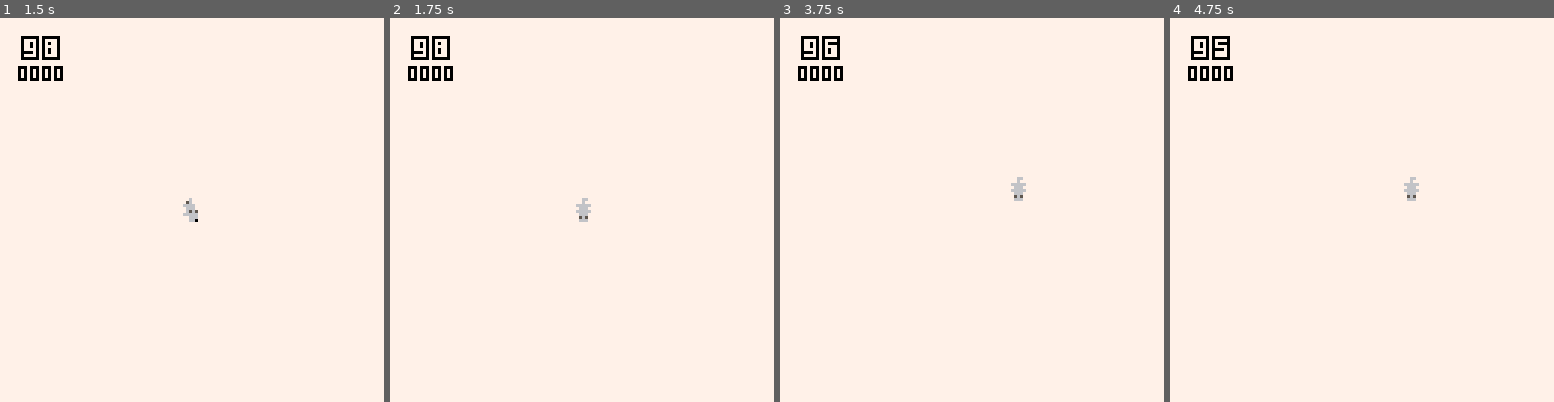
Above: before the commit, frames 1-4 (left to right).
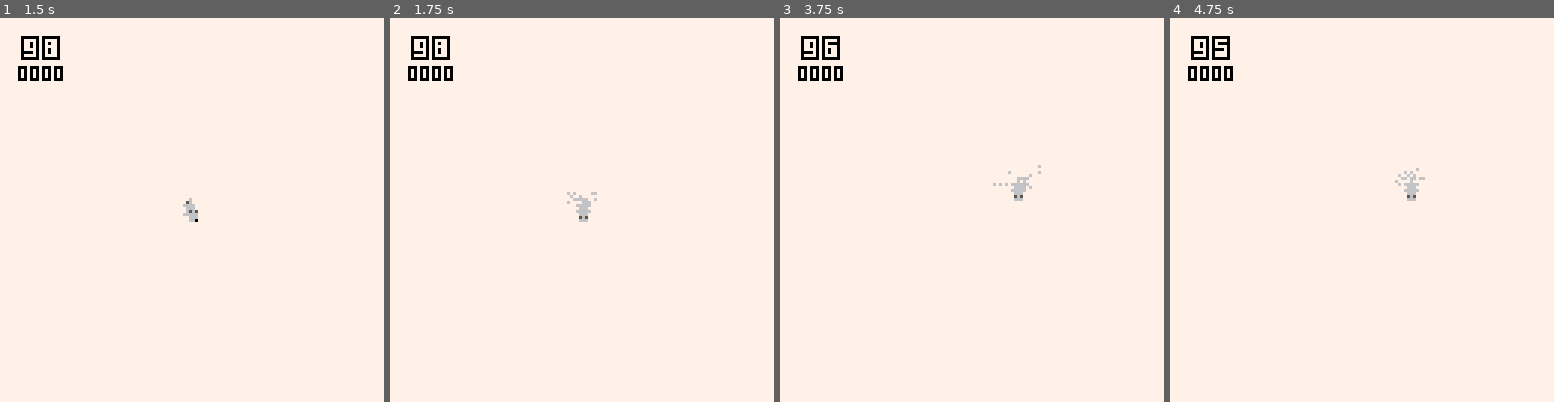
Above: after the commit, the same moments.

Repository: Ori-Rowan/pounce
Game: PICO-8 cartridge pounce.p8
The game is run twice, just before and just after one commit, with the same random seed, the same clock (stepped at 60 frames per second) and the same inputs.
Inputs:
- Up to frame 1 (1.5 s): tap X (X key) at 0.33, 1.07 s; tap O (Z key) at 0.7 s
- Up to frame 2 (1.75 s): hold Right from 1.6 s (still down); tap O (Z key) at 1.7 s
- Up to frame 3 (3.75 s): tap X (X key) at 1.85, 2.97 s; release Right at 2.1 s; tap O (Z key) every 0.4 s from 2.1 to 3.7 s; hold Up 2.15-2.42 s; hold Right 2.47-3.03 s; hold Left 3.08-3.58 s; hold Down from 3.63 s (still down)
- Up to frame 4 (4.75 s): release Down at 3.97 s; hold Right 4.02-4.68 s; tap X (X key) at 4.08 s; tap O (Z key) at 4.1, 4.5 s; hold Up from 4.73 s (still down)

Frame 1 is identical in both runs. In frame 2, less than 0.1% of the frame differs, in the area x 46-54%, y 45-49%; in frame 3, less than 0.1%; in frame 4, less than 0.1%.

Commit message:
Particles

Diff:
--- a/pounce.p8
+++ b/pounce.p8
@@ -3,29 +3,33 @@
 __lua__
 
 #include config.lua
+#include src/utils/logging.lua
+#include src/utils/utils.lua
 #include src/main.lua
 #include src/core/scene_manager.lua
 #include src/core/scene.lua
 #include src/core/camera.lua
+#include src/core/particle_manager.lua
+#include src/particles/particle.lua
+#include src/particles/score_particle.lua
+#include src/particles/snow_splash_particle.lua
 #include src/scenes/game_scene.lua
 #include src/scenes/game_over_scene.lua
 #include src/scenes/menu_scene.lua
-#include src/utils/logging.lua
-#include src/utils/utils.lua
 #include src/gameplay/player.lua
 #include src/gameplay/rodent.lua
 #include src/gameplay/clock.lua
 #include src/gameplay/score.lua
 
 __gfx__
-00000000eeeeeeeeeeeeeeeeeeeeeeeeeeeeeeeeeeeeeeeeeeee5e5eeeee5e5e6eee5e5e66eeeeeee66eeeeeeee6eeeeeeee66ee000000000000000000000000
-00000000eeee5e5ee6eeeeeeeeee5e5ee6eeeeee6eeeeeeee6ee666e66ee666e6eee666ee66ee5e55e6eeeeeee56eeeeeeee6eee000000000000000000000000
-0070070066ee666e6eee5e5e66ee666e6eeeeeee6eeeeeee6eee666e6eee666e666e666ee666e666e666eeeee6666eeeee66666e000000000000000000000000
-000770006eee666e6eee666e6eee666e6eee5e5e6eee5e5e6e6666606666666066666660e566666656665e5eee666eeeeee666ee000000000000000000000000
-00077000666666606666666e66666660666e666e666e666e666666ee666666ee656666eee6e666606e66666eee6565eeee66666e000000000000000000000000
-00700700666666ee66666660666666ee6666666e6666666e666e65ee65ee65eeeeee65eeeee65eeee666666ee66666eeeee666ee000000000000000000000000
-0000000065ee65ee65ee65ee65ee65ee656666606566666065ee65eeeeeeeeeeeeeeeeeeeeeeeeeeeeee660eeee666eeeee565ee000000000000000000000000
-0000000065ee65ee6eeee5eee5ee6eee65ee65ee65ee65ee65eeeeeeeeeeeeeeeeeeeeeeeeeeeeeeeeeeeeeeeee660eeeee666ee000000000000000000000000
+00000000eeeeeeeeeeeeeeeeeeeeeeeeeeeeeeeeeeeeeeeeeeee5e5eeeee5e5e6eee5e5e66eeeeeee66eeeeeeee6eeeeeeee66eeeeeeeeee0000000000000000
+00000000eeee5e5ee6eeeeeeeeee5e5ee6eeeeee6eeeeeeee6ee666e66ee666e6eee666ee66ee5e55e6eeeeeee56eeeeeeee6eeeeeeeeeee0000000000000000
+0070070066ee666e6eee5e5e66ee666e6eeeeeee6eeeeeee6eee666e6eee666e666e666ee666e666e666eeeee6666eeeee66666eeeeeeeee0000000000000000
+000770006eee666e6eee666e6eee666e6eee5e5e6eee5e5e6e6666606666666066666660e566666656665e5eee666eeeeee666eeeeeeeeee0000000000000000
+00077000666666606666666e66666660666e666e666e666e666666ee666666ee656666eee6e666606e66666eee6565eeee66666eeeeeeeee0000000000000000
+00700700666666ee66666660666666ee6666666e6666666e666e65ee65ee65eeeeee65eeeee65eeee666666ee66666eeeee666eeeeeeeeee0000000000000000
+0000000065ee65ee65ee65ee65ee65ee656666606566666065ee65eeeeeeeeeeeeeeeeeeeeeeeeeeeeee660eeee666eeeee565eeeeeeeeee0000000000000000
+0000000065ee65ee6eeee5eee5ee6eee65ee65ee65ee65ee65eeeeeeeeeeeeeeeeeeeeeeeeeeeeeeeeeeeeeeeee660eeeee666eeeeeeeeee0000000000000000
 ee000000eee0000eee000000ee000000ee000000ee000000ee000000ee000000ee000000ee000000000000000000000000000000000000000000000000000000
 ee077770ee00770eee077770ee077770ee070770ee077770ee077770ee077770ee077770ee077770000000000000000000000000000000000000000000000000
 ee077770ee07770eee077770ee000770ee070770ee070000ee070000ee077770ee070770ee077070000000000000000000000000000000000000000000000000
--- /dev/null
+++ b/src/core/particle_manager.lua
@@ -0,0 +1,22 @@
+ParticleManager = {
+    particles = {}
+}
+
+function ParticleManager:create_particle(particle, tbl, amount)
+    amount = amount or 1
+    for i=1, amount do
+        add(self.particles, particle:new(tbl))
+    end
+end
+
+function ParticleManager:update()
+    foreach(self.particles, function (p)
+        p:update()
+    end)
+end
+
+function ParticleManager:draw()
+    foreach(self.particles, function (p)
+        p:draw()
+    end)
+end
--- a/src/core/scene.lua
+++ b/src/core/scene.lua
@@ -1,8 +1,10 @@
 Scene = {}
 Scene.__index = Scene
 
-function Scene:new(tbl)
-    tbl = tbl or {}
+function Scene:new(t)
+    t = t or {}
+    local tbl = copy_table(t)
+
 
     setmetatable(tbl,self)
 
--- a/src/gameplay/clock.lua
+++ b/src/gameplay/clock.lua
@@ -1,8 +1,10 @@
 Clock={}
 Clock.__index = Clock
 
-function Clock:new(tbl)
-    tbl = tbl or {}
+function Clock:new(t)
+    t = t or {}
+    local tbl = copy_table(t)
+
 
     setmetatable(tbl, self)
 
--- a/src/gameplay/player.lua
+++ b/src/gameplay/player.lua
@@ -1,17 +1,23 @@
 Player={}
 Player.__index=Player
 
-function Player:new(tbl)
-    tbl= tbl or {}
+function Player:new(t)
+    t = t or {}
+    local tbl = copy_table(t)
 
     setmetatable(tbl,self)
 
     assert(tbl.x  and tbl.y and tbl.scene)
 
     tbl.dir = nil
-    tbl.spd = tbl.spd or 1
     tbl.spr= 1
     tbl.flip = false
+
+    tbl.spd = 1 -- movement speed
+    tbl.listen_t_fixed = 1 -- fixed portion of listen time (seconds)
+    tbl.listen_t_offset = 0.5 -- random portion of listen time (seconds)
+    tbl.pounce_time = 1 -- how long does pounce anim take (seconds)
+    tbl.max_dist = 15 -- margin of error for rodents
 
     tbl:enter_state(PLAYER_STATE.idle)
 
@@ -47,10 +53,7 @@
 end
 
 function Player:idle()
-    local listen_t_fixed = 1
-    local listen_t_offset = 0.5
-
-    self.listen_timer = self.listen_timer or seconds_to_frames(listen_t_fixed+rnd(listen_t_offset))
+    self.listen_timer = self.listen_timer or seconds_to_frames(self.listen_t_fixed+rnd(self.listen_t_offset))
     if self.listen_timer > 0 then
         self.listen_timer-=1
     else
@@ -94,17 +97,16 @@
 
 
 function Player:pounce()
-    local max_dist = 15
-    local pounce_time = 1
 
-    self.pounce_timer = self.pounce_timer or seconds_to_frames(pounce_time)
+    self.pounce_timer = self.pounce_timer or seconds_to_frames(self.pounce_time)
     if self.pounce_timer > 0 then
         self.pounce_timer-=1
     else
-        if self:get_dist_from_rodent() < max_dist then
+        if self:get_dist_from_rodent() < self.max_dist then
             sfx(2)
             self.scene.rodent:move()
             self.scene.score:add_score(100)
+            ParticleManager:create_particle(ScoreParticle, {x=self.x, y=self.y})
         end
         self:enter_state(PLAYER_STATE.idle)
     end
@@ -171,4 +173,5 @@
     end
     sfx(1)
     Camera:shake(3)
+    ParticleManager:create_particle(SnowSplashParticle, {x=self.x+4, y=self.y+10},15)
 end
--- a/src/gameplay/score.lua
+++ b/src/gameplay/score.lua
@@ -1,8 +1,9 @@
 Score = {}
 Score.__index = Score
 
-function Score:new(tbl)
-    tbl = tbl or {}
+function Score:new(t)
+    t = t or {}
+    local tbl = copy_table(t)
 
     setmetatable(tbl, self)
 
--- a/src/main.lua
+++ b/src/main.lua
@@ -2,19 +2,18 @@
 function _init()
     palt(14)
 
-    log('test')
-
     SceneManager:enter_scene(MenuScene)
-
 end
 
 function _update()
     Camera:update()
     SceneManager:update()
+    ParticleManager:update()
 end
 
 function _draw()
     cls(7)
     Camera:draw()
     SceneManager:draw()
+    ParticleManager:draw()
 end
--- /dev/null
+++ b/src/particles/particle.lua
@@ -0,0 +1,23 @@
+Particle = {}
+Particle.__index = Particle
+
+function Particle:new(t)
+    t = t or {}
+    local tbl = copy_table(t)
+
+    setmetatable(tbl, self)
+
+    return tbl
+end
+
+function Particle:update()
+    log('Update unimplemented in particle', "WARNING")
+end
+
+function Particle:draw()
+    log('Draw unimplemented in particle', "WARNING")
+end
+
+function Particle:die()
+    del(ParticleManager.particles, self)
+end
--- /dev/null
+++ b/src/particles/score_particle.lua
@@ -0,0 +1,36 @@
+ScoreParticle = Particle:new()
+ScoreParticle.__index = ScoreParticle
+
+
+function ScoreParticle:new(t)
+    t = t or {}
+    local tbl = copy_table(t)
+
+    setmetatable(tbl, self)
+
+    assert(tbl.x and tbl.y)
+
+    tbl.lifetime =  20
+    tbl.spd = 0.5 -- vertical movement
+    tbl.offset_x = -6
+    tbl.offset_y = -5
+
+    return tbl
+end
+
+function ScoreParticle:update()
+    self.y -= self.spd
+
+    self.lifetime -= 1
+    if self.lifetime <= 0 then
+        self:die()
+    end
+end
+
+function ScoreParticle:draw()
+    local draw_x= self.x + self.offset_x
+    local draw_y= self.y + self.offset_y
+    spr(17, draw_x, draw_y)
+    spr(16, draw_x +5, draw_y)
+    spr(16, draw_x +10, draw_y)
+end
--- /dev/null
+++ b/src/particles/snow_splash_particle.lua
@@ -0,0 +1,40 @@
+SnowSplashParticle = Particle:new()
+SnowSplashParticle.__index = SnowSplashParticle
+
+function SnowSplashParticle:new(t)
+    t = t or {}
+    local tbl = copy_table(t)
+
+    setmetatable(tbl, self)
+
+    assert(tbl.x and tbl.y)
+
+    tbl.first_frame  = true
+    tbl.lifetime =  12
+    tbl.start_y = tbl.y
+    tbl.spd_y = -3-rnd(1)
+    tbl.spd_x = rnd(2)-1
+    tbl.gravity = 0.5
+
+    return tbl
+end
+
+function SnowSplashParticle:update()
+    if self.first_frame then
+        self.first_frame = false
+    else
+        self.spd_y += self.gravity
+
+        self.y += self.spd_y
+        self.x += self.spd_x
+
+        self.lifetime -= 1
+        if self.y >= self.start_y then
+            self:die()
+        end
+    end
+end
+
+function SnowSplashParticle:draw()
+    pset(self.x, self.y, 6)
+end
--- a/src/scenes/game_over_scene.lua
+++ b/src/scenes/game_over_scene.lua
@@ -2,8 +2,9 @@
 GameOverScene.__index = GameOverScene
 
 
-function GameOverScene:new(tbl)
-    tbl = tbl or {}
+function GameOverScene:new(t)
+    t = t or {}
+    local tbl = copy_table(t)
 
     setmetatable(tbl,self)
 
--- a/src/scenes/game_scene.lua
+++ b/src/scenes/game_scene.lua
@@ -2,8 +2,9 @@
 GameScene.__index = GameScene
 
 
-function GameScene:new(tbl)
-    tbl = tbl or {}
+function GameScene:new(t)
+    t = t or {}
+    local tbl = copy_table(t)
 
     setmetatable(tbl,self)
 
@@ -30,4 +31,5 @@
     self.score=Score:new({scene=self})
     self.rodent=Rodent:new({scene=self})
     self.player=Player:new({scene=self, x=60, y=60,})
+
 end
--- a/src/scenes/menu_scene.lua
+++ b/src/scenes/menu_scene.lua
@@ -2,8 +2,9 @@
 MenuScene.__index = MenuScene
 
 
-function MenuScene:new(tbl)
-    tbl = tbl or {}
+function MenuScene:new(t)
+    t = t or {}
+    local tbl = copy_table(t)
 
     setmetatable(tbl,self)
 
@@ -19,4 +20,10 @@
 
 function MenuScene:draw()
     print("press ❎ to start", 32,70,0)
+    -- print_align_center("use x to pounce", 10,8,30)
+    -- print_align_center("use arows to walk", 50, 8, 30)
+    -- print_align_center("stand still to listen", 90, 8, 30)
+
+
+    -- rect(20,8,60,80)
 end
--- a/src/utils/utils.lua
+++ b/src/utils/utils.lua
@@ -85,23 +85,37 @@
     local current_row = ""
 
     for i=1, #words do
+        local word = words[i]
         if current_row == "" then
-            current_row = words[i]
+            current_row = word
         else
-            current_row ..= " "..words[i]
+            -- Check if adding the next word would exceed width
+            if (#current_row + 1 + #word) * 4 > w then
+                add(rows, current_row)
+                current_row = word
+            else
+                current_row ..= " " .. word
+            end
         end
-
-        if words[i+1] != nil and (#current_row*4 + #words[i+1]*4) > w then
-            add(rows, current_row)
-            current_row = ""
-        else if words[i+1] == nil then
-            add(rows, current_row)
-        end
-
     end
 
+    -- Add the last row if anything is left
+    if current_row != "" then
+        add(rows, current_row)
+    end
+
+    -- Print centered
     for i=1, #rows do
         local row = rows[i]
-        print(row, x+(w-#row*4)/2, y+6*(i-1))
+        print(row, x + (w - #row * 4) / 2, y + 6 * (i-1))
     end
-end end
+end
+
+-- table
+function copy_table(t)
+  local c = {}
+  for k, v in pairs(t) do
+    c[k] = v
+  end
+  return c
+end
Not shown, changed: the sound effects (__sfx__) section of pounce.p8
